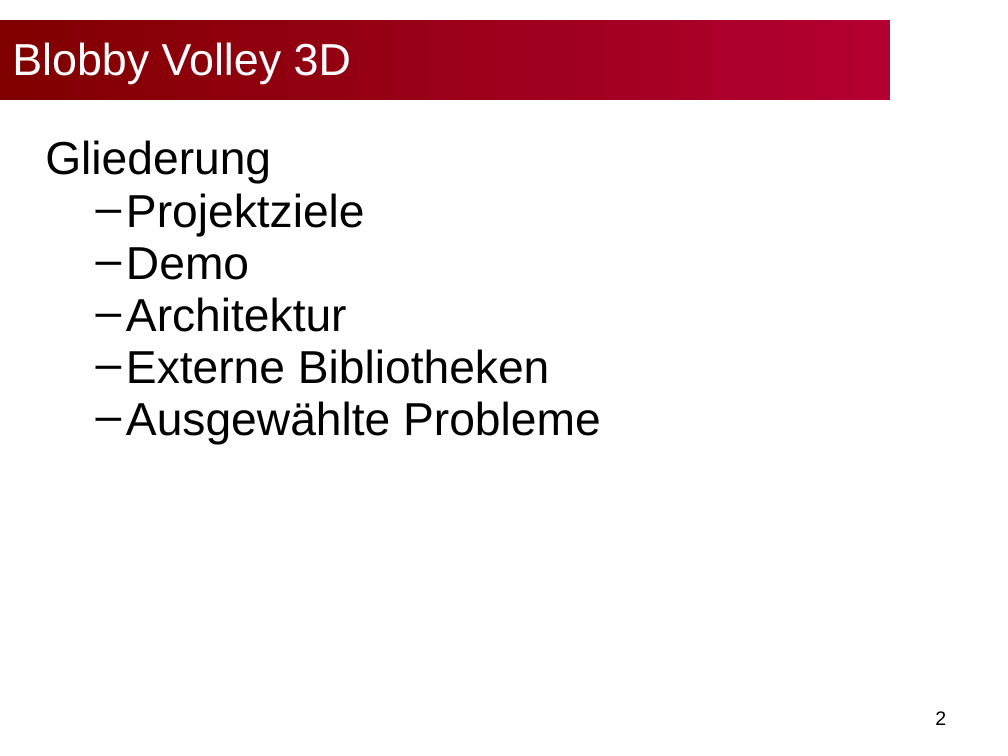
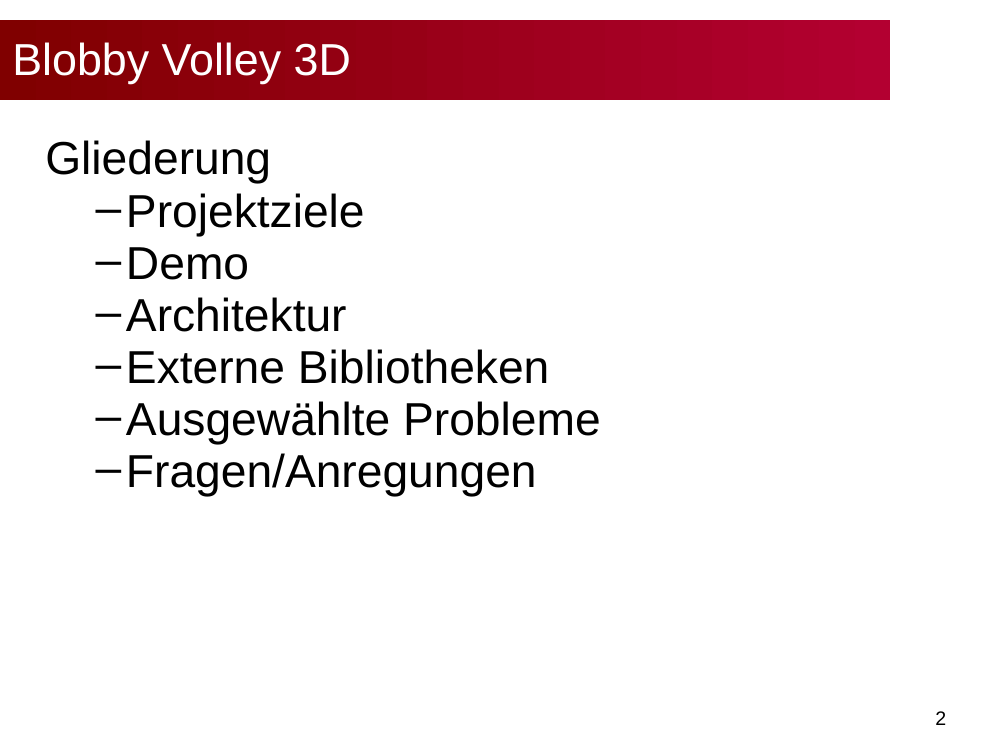
Before and after one commit to bwasty/blobby-volley-3d, a slide deck: slide 2 of Präsentationen/Slides-Abschlusspräsentation.ppt. Drawn at 1008x756 pixels with LibreOffice and Linux fonts; fonts in the diff are those of the drawing; background and template pictures are left out. Boxes give left, top, right and bottom in pixels: in the first picture for what was removed or moved away, otherwise in the second. Text is boxed around its words. In the diff, an @@ line names an element or a change of style, - is before the commit and + after.

```diff
--- a/Präsentationen/Slides-Abschlusspräsentation.ppt
+++ b/Präsentationen/Slides-Abschlusspräsentation.ppt
@@ text at bbox=[126, 453, 537, 496]: paragraph added @@
+  – Fragen/Anregungen
```
Also in this commit, not shown: 1 other slide changed, 7 other files.
